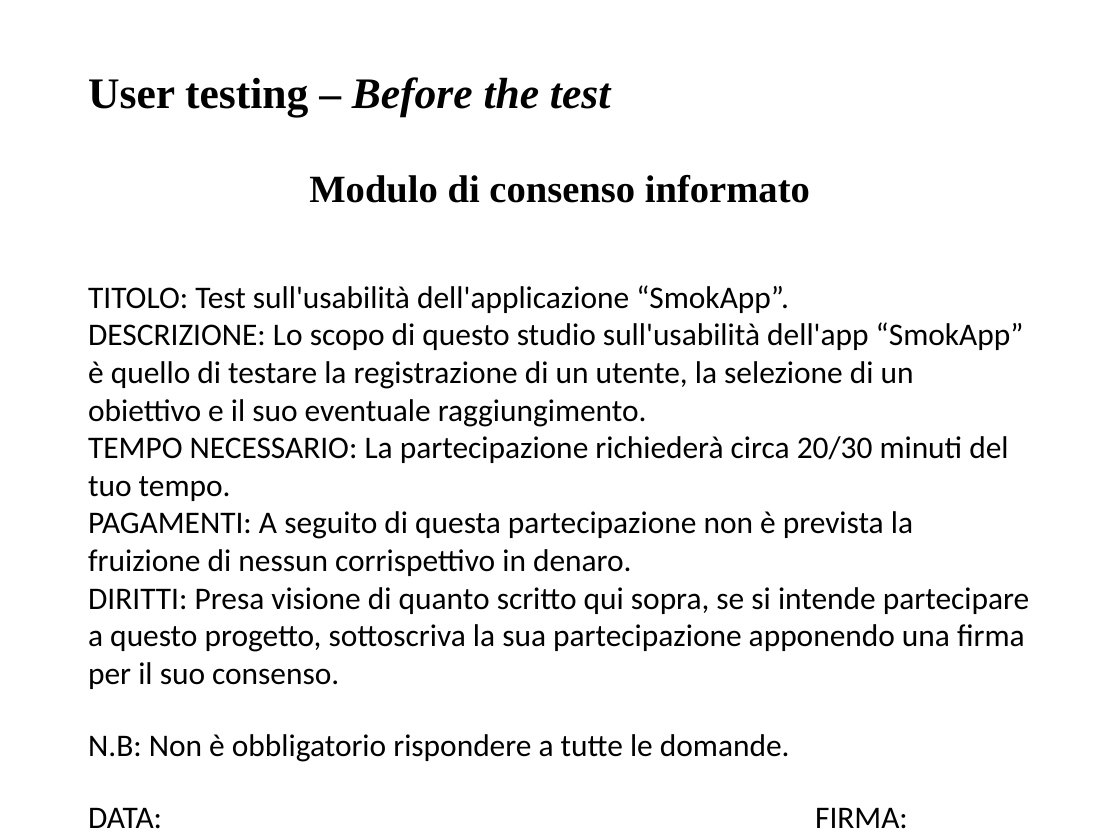
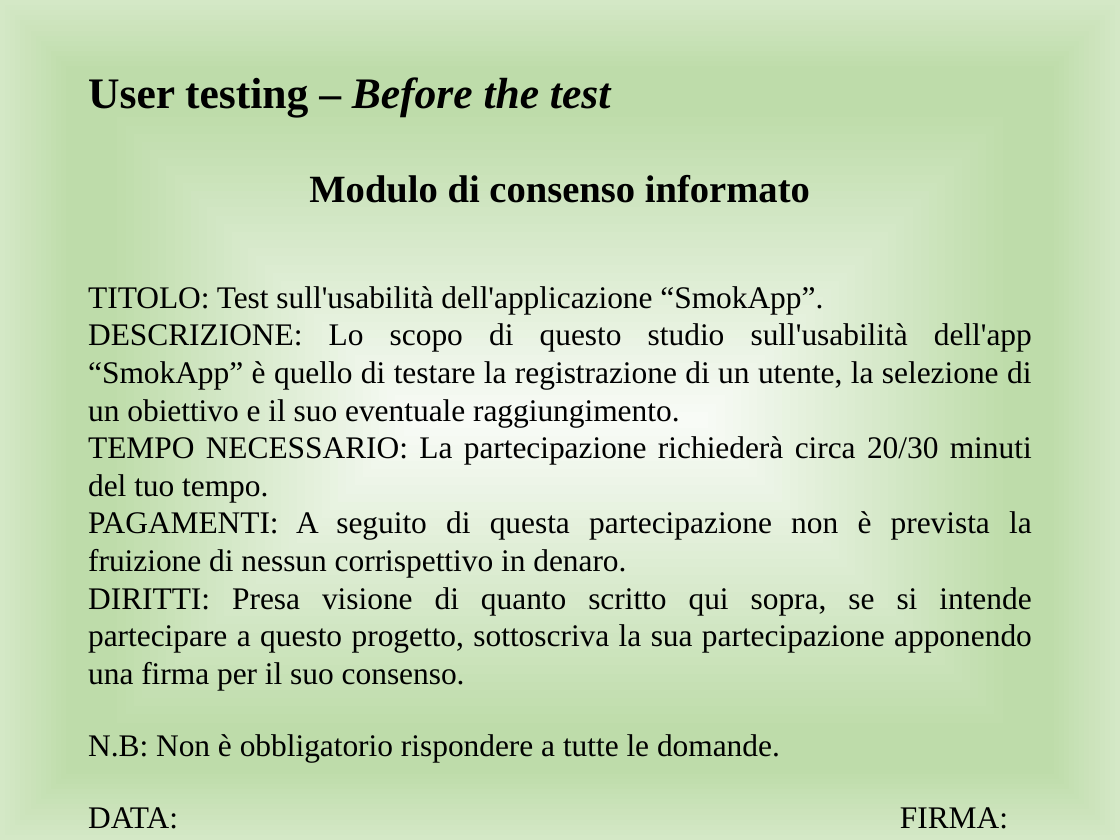
Before and after one commit to giusmastro91/Cognitive-systems, a slide deck: slide 20 of Prova_6/Leone_Mastrosimone_PresentazioneProgetto.pptx. Drawn at 1120x840 pixels with LibreOffice and Linux fonts; fonts in the diff are those of the drawing. Boxes give left, top, right and bottom in pixels: in the first picture for what was removed or moved away, otherwise in the second. Text is boxed around its words. In the diff, an @@ line names an element or a change of style, - is before the commit and + after.

Commit message:
modifica pptx e user testing completato

```diff
--- a/Prova_6/Leone_Mastrosimone_PresentazioneProgetto.pptx
+++ b/Prova_6/Leone_Mastrosimone_PresentazioneProgetto.pptx
@@ background #FFFFFF to gradient #F8FBF6 to #BEDCAA to #D4E8C6 @@
@@ text at <box>88,175,1032,763</box>: text changed; font Calibri to Times New Roman @@
-………….…............................... ….....................................................
+………….…............................... …...................................................
@@ text at <box>88,286,1032,763</box>: font Calibri to Times New Roman in "TITOLO: Test sull'usabilità dell'applicazione “SmokApp”.", "DESCRIZIONE: Lo scopo di questo studio sull'usabilità ...", "TEMPO NECESSARIO: La partecipazione richiederà circa 20/30 ...", "PAGAMENTI: A seguito di questa partecipazione non ..." and 3 more places; alignment left to justified @@
```
Also in this commit, not shown: 38 other slides changed, 1 other file.
